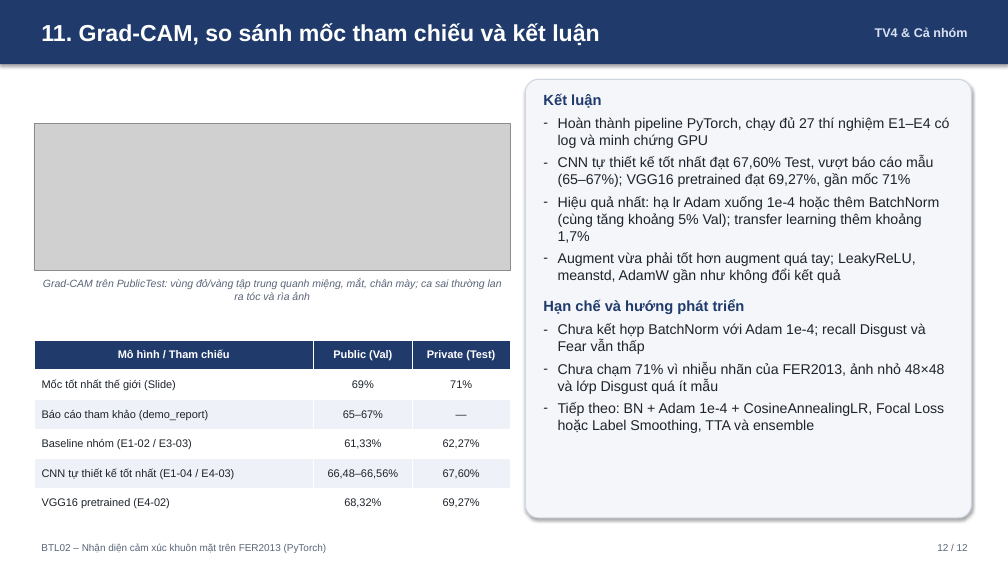
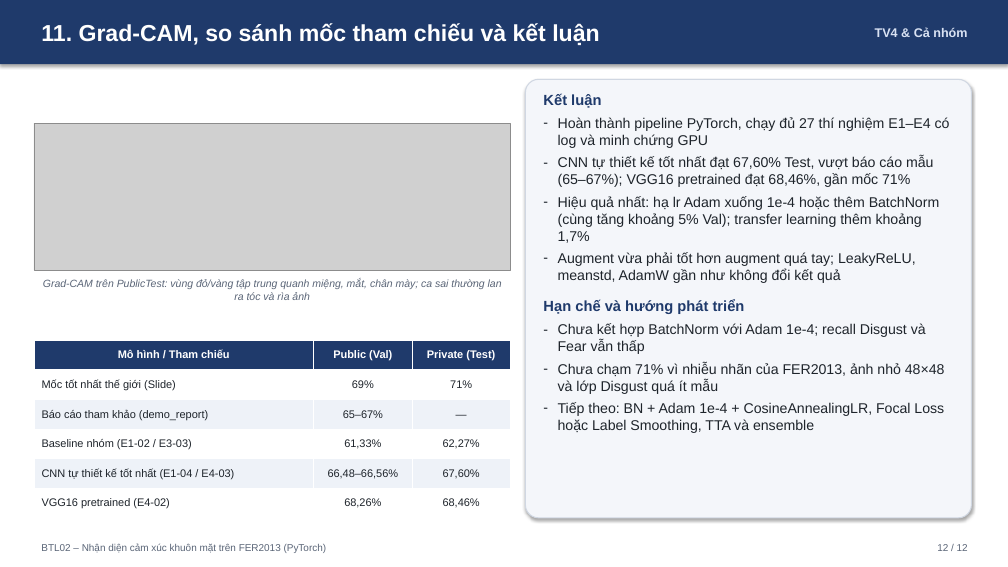
Before and after one commit to Truongbuiii/SGU26K2_HocSau_S5_DCT123C4_0709_Nhom, a slide deck: slide 12 of Tuan11/slides/Slide_BTL02_Emotion.pptx. Drawn at 1008x567 pixels with LibreOffice and Linux fonts; fonts in the diff are those of the drawing; grey boxes stand for pictures. Boxes give left, top, right and bottom in pixels: in the first picture for what was removed or moved away, otherwise in the second. Text is boxed around its words. In the diff, an @@ line names an element or a change of style, - is before the commit and + after.

```diff
--- a/Tuan11/slides/Slide_BTL02_Emotion.pptx
+++ b/Tuan11/slides/Slide_BTL02_Emotion.pptx
@@ text at [558, 156, 933, 187]: text changed @@
-– CNN tự thiết kế tốt nhất đạt 67,60% Test, vượt báo cáo mẫu (65–67%); VGG16 pretrained đạt 69,27%, gần mốc 71%
+– CNN tự thiết kế tốt nhất đạt 67,60% Test, vượt báo cáo mẫu (65–67%); VGG16 pretrained đạt 68,46%, gần mốc 71%
@@ table at [34, 340, 510, 518] @@
-row 6, column 2: 68,32%
+row 6, column 2: 68,26%
-row 6, column 3: 69,27%
+row 6, column 3: 68,46%
```
Also in this commit, not shown: 1 other slide changed, 44 other files.
